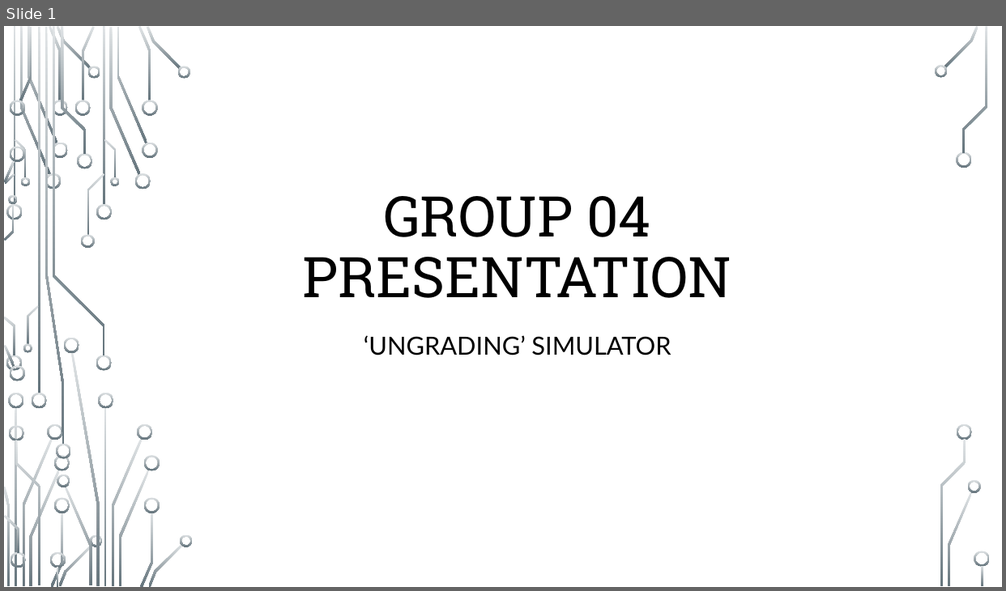
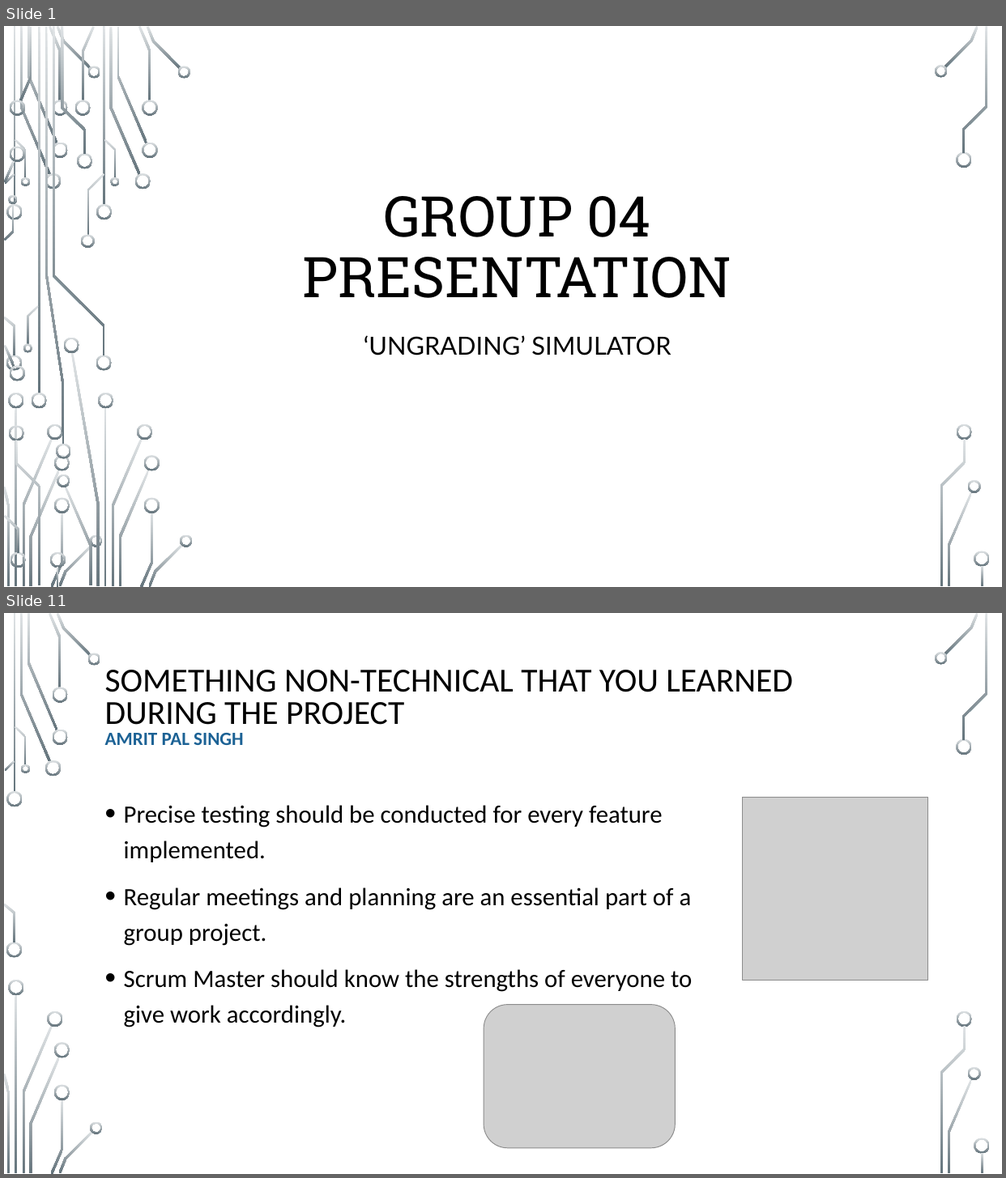
Before and after one commit to Patterbear/Ungrading-Simulator, a slide deck: Presentation/Group-04-Presentation.pptx. Shown one above the other, each under a label of ours: slide 1 before the commit, slides 1 and 11 after it; the slides between them are not shown. The pictures are 1006x591 and 1006x1178 pixels, drawn with LibreOffice and Linux fonts; fonts in the diff are those of the drawing; grey boxes stand for pictures; background and template pictures are left out. Boxes give left, top, right and bottom in pixels: in the first picture for what was removed or moved away, otherwise in the second. Text is boxed around its words. In the diff, an @@ line names an element or a change of style, - is before the commit and + after.

```diff
--- a/Presentation/Group-04-Presentation.pptx
+++ b/Presentation/Group-04-Presentation.pptx
@@ slide 11 added at (4,613,1002,1174), background picture (left out); not listed: 36 template elements that a slide beside it also shows @@
@@ text added at (105,670,793,745), 32.4 pt, text #000000 @@
+SOMETHING NON-TECHNICAL THAT YOU LEARNED DURING THE PROJECT
+AMRIT PAL SINGH
@@ text added at (124,805,692,1028), 24 pt, text #000000 @@
+• Precise testing should be conducted for every feature implemented.
+• Regular meetings and planning are an essential part of a group project.
+• Scrum Master should know the strengths of everyone to give work accordingly.
@@ picture added at (743,797,928,981) @@
@@ picture added at (484,1004,675,1148) @@
```
Also in this commit, not shown: 1 slide changed, 16 other slides added, 1 slide removed.
